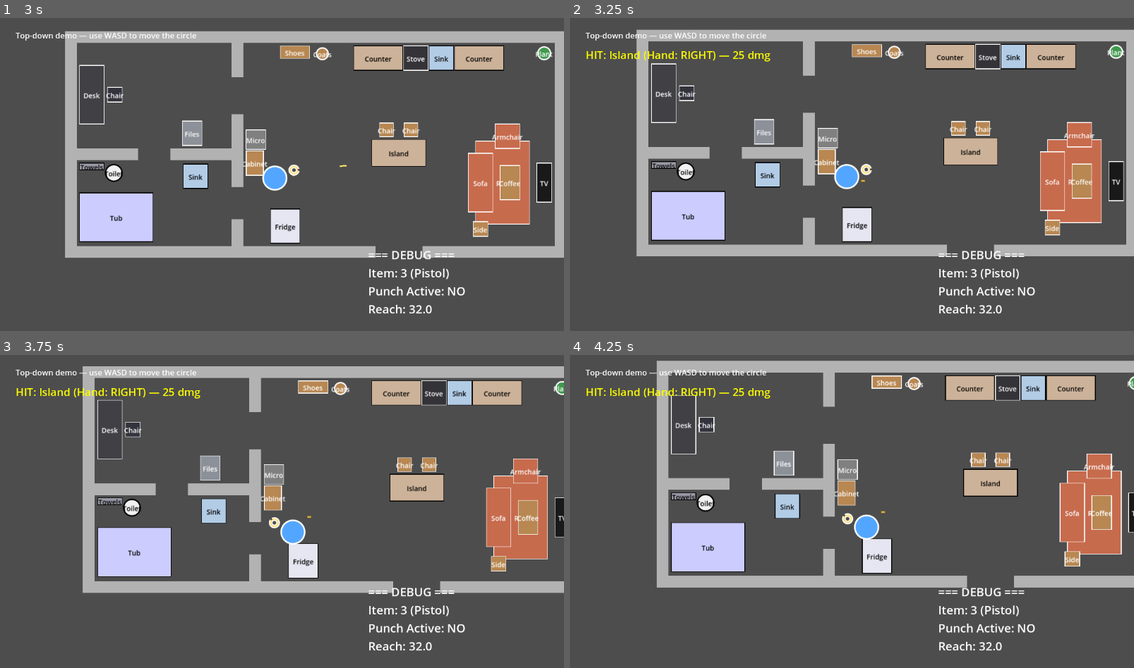
Above: before the commit, frames 1-4 (two rows, left to right).
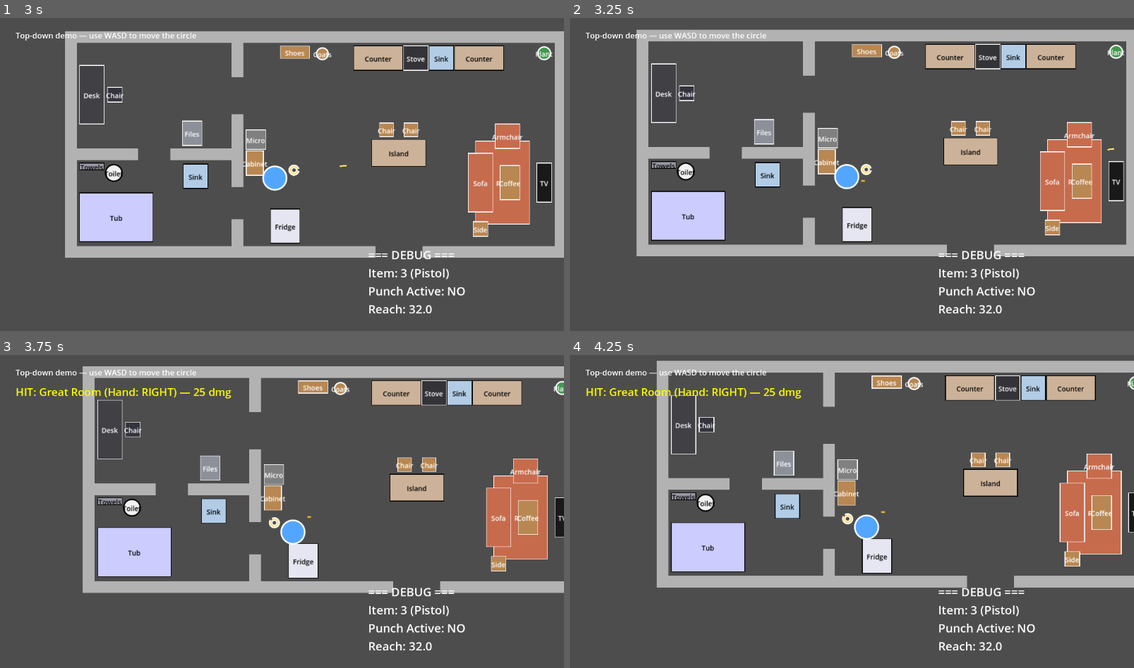
Above: after the commit, the same moments.

Repository: AnthonyThomasson/Example-Godot
Game: Godot game, scene res://scenes/main.tscn
Same seed, same stepped clock (60 frames per second), same inputs: the game is played once before the commit and once after it.
Inputs (mouse positions are in pixels of both pictures, inside the frame that each line leads up to):
- Up to frame 1 (3 s): move the mouse to (253, 240) at 0.52 s; hold W (move_up) 0.53-2.03 s; click (253, 240) at 0.6 s; move the mouse to (451, 224) at 1.27 s; tap 1 (item_1) at 1.35 s; move the mouse to (112, 127) at 2.02 s; hold A (move_left) from 2.03 s (still down); tap 2 (item_2) at 2.1 s; move the mouse to (310, 177) at 2.77 s; tap 3 (item_3) at 2.85 s; click (310, 177) at 2.92 s
- Up to frame 2 (3.25 s): keep holding A (move_left)
- Up to frame 3 (3.75 s): move the mouse to (197, 433) at 3.52 s; release A (move_left) at 3.53 s; hold S (move_down) from 3.53 s (still down); tap 4 (item_4) at 3.6 s
- Up to frame 4 (4.25 s): keep holding S (move_down)

Frame 1 is identical in both runs. In frame 2, 0.4% of the frame differs, in the area x 2-97%, y 10-43%; in frame 3, 0.5%; in frame 4, 0.5%, in the area x 7-42%, y 10-14%.

Commit message:
Add projectile coverage/penetration impact model
Bullets are no longer stop-on-first-hit. Each fired projectile is now a
multi-hit traveler that resolves every collider it crosses against that
object's coverage/penetration (0-100, from environment_object.gd; walls
fall back to Config.wall_*), so it can fly over low cover, ricochet off
hard material on a glancing angle, or penetrate (dealing damage and
bleeding speed) and keep going. It frees itself once its speed drops
below Config.projectile_min_speed or it passes max_distance.

- config.gd: add the impact-tuning block (fly-over, ricochet, penetration
  loss/deflect, min speed, wall fallbacks) as data-only knobs.
- projectile.gd: replace the single-cast _physics_process with a swept
  loop over the frame's travel distance plus _resolve()/_sweep()/
  _ratings_for() helpers and an accumulating exclude list. The
  hit(body, damage) contract is unchanged; it just emits once per
  damaging interaction, so player_animator/debug_ui need no change.
- AGENTS.md: document the impact model and the new Config knobs.

Co-Authored-By: Claude Opus 4.8 <noreply@anthropic.com>
Claude-Session: https://claude.ai/code/session_01A9dteYnhgmku4ano2b8DAE

Diff:
--- a/scenes/projectile/projectile.gd
+++ b/scenes/projectile/projectile.gd
@@ -2,10 +2,14 @@
 
 ## Projectile CONTROL layer. A bullet fired by a gun: each physics frame it sweeps
 ## forward along `direction` with a raycast (robust at high speed — an overlap
-## check would tunnel through walls between frames) and, on hitting a solid body,
-## snaps to the contact point, reports it, and frees itself. Drawing lives in
-## projectile_visuals.gd. Spawned at runtime by ProjectileSpawner into the world
-## (Main), not under the player.
+## check would tunnel through walls between frames). On hitting a collider it does
+## not simply stop: it resolves the hit against the struck object's `coverage` /
+## `penetration` (see scenes/objects/environment_object.gd; walls fall back to
+## Config.wall_*), so the bullet may fly over low cover, ricochet off hard material
+## on a glancing angle, or penetrate — dealing damage and bleeding speed — and keep
+## travelling. It frees itself once its speed drops below Config.projectile_min_speed
+## or it passes `max_distance`. Drawing lives in projectile_visuals.gd. Spawned at
+## runtime by ProjectileSpawner into the world (Main), not under the player.
 
 ## Travel speed in px/s. Set on the projectile itself; ProjectileSpawner seeds it
 ## from Config.projectile_speed, and it can be overridden per-instance.
@@ -22,15 +26,22 @@
 ## Streak length in px (read by projectile_visuals.gd).
 @export var length: float = 12.0
 
-## Unit travel vector, set by the spawner before add_child.
+## Unit travel vector, set by the spawner before add_child. Mutated on ricochet /
+## penetration deflection as the bullet travels.
 var direction := Vector2.RIGHT
 ## Body to skip in the sweep (the shooter) — everything is on layer 1.
 var ignore: Node
 ## Distance travelled so far.
 var _traveled := 0.0
+## Colliders already flown over or penetrated: excluded from further sweeps so the
+## bullet doesn't re-hit the same body. (Ricochets are NOT added — a bounced bullet
+## may legitimately strike the same surface again.) Seeded with the shooter.
+var _exclude: Array[RID] = []
 
-## Emitted when the bullet hits a body, just before it frees itself. `damage` is the
-## value actually dealt (base + item, scaled by how square the impact was).
+## Emitted on each damaging interaction (penetration or ricochet), just before the
+## bullet moves on or frees itself. `damage` is the value actually dealt (base + item,
+## scaled by how square the impact was, and further reduced for a ricochet). A bullet
+## may emit this more than once now; a fly-over emits nothing.
 signal hit(body: Node, damage: float)
 
 
@@ -38,35 +49,106 @@
 	# The player is never rotated, so `direction` is already a world-space unit
 	# vector; orient the streak along it.
 	rotation = direction.angle()
+	if ignore is CollisionObject2D:
+		_exclude.append(ignore.get_rid())
 
 
 func _physics_process(delta: float) -> void:
-	var step := speed * delta
-	var next_pos := position + direction * step
+	# Consume this frame's travel distance, resolving each collider crossed. The
+	# bullet can change direction/speed mid-frame (ricochet/deflection), so we loop
+	# rather than casting once. A guard caps iterations against a pathological
+	# bounce loop.
+	var remaining := speed * delta
+	var guard := 0
+	while remaining > 0.0:
+		guard += 1
+		if guard > 16:
+			return
 
-	# Sweep from the current position to the next one so nothing is skipped.
+		var target := position + direction * remaining
+		var result := _sweep(target)
+		if result.is_empty():
+			position = target
+			_traveled += remaining
+			remaining = 0.0
+		else:
+			var advanced := position.distance_to(result.position)
+			position = result.position  # Snap to the contact point.
+			_traveled += advanced
+			remaining = maxf(remaining - advanced, 0.0)
+			_resolve(result)
+			# Nudge just past the contact (along the possibly-new direction) so the
+			# next sweep starts clear of this surface.
+			position += direction * 0.5
+			if speed < Config.projectile_min_speed:
+				queue_free()
+				return
+
+		if _traveled >= max_distance:
+			queue_free()
+			return
+
+
+## Raycast from the current position to `to`, skipping already-handled colliders.
+func _sweep(to: Vector2) -> Dictionary:
 	var space := get_world_2d().direct_space_state
-	var query := PhysicsRayQueryParameters2D.create(position, next_pos, collision_mask)
+	var query := PhysicsRayQueryParameters2D.create(position, to, collision_mask)
 	query.hit_from_inside = true  # Register even a point-blank shot against a wall.
-	if ignore is CollisionObject2D:
-		query.exclude = [ignore.get_rid()]
+	query.exclude = _exclude
+	return space.intersect_ray(query)
 
-	var result := space.intersect_ray(query)
-	if result:
-		var body: Node = result.collider
-		position = result.position  # Snap to the contact point.
-		# Scale damage by how square the hit was: full head-on, less at a glancing
-		# angle. `s` is the alignment of travel with the surface normal (both unit
-		# vectors). A zero-length normal (point-blank hit_from_inside) counts as square.
-		var n: Vector2 = result.normal
-		var squareness := 1.0 if n.length() < 0.001 else absf(direction.dot(n))
-		var dealt := damage * squareness
-		print("Shot hit: %s for %.0f damage (%.0f%% square)" % [body.name, dealt, squareness * 100.0])
-		hit.emit(body, dealt)
-		queue_free()
+
+## Resolve one hit against the struck object's coverage/penetration, mutating
+## direction / speed / _exclude and emitting `hit` for damaging outcomes.
+func _resolve(result: Dictionary) -> void:
+	var body: Node = result.collider
+	var rid: RID = result.rid
+	# Squareness: alignment of travel with the surface normal (both unit vectors),
+	# 1 = head-on. A zero-length normal (point-blank hit_from_inside) counts as square.
+	var n: Vector2 = result.normal
+	var squareness := 1.0 if n.length() < 0.001 else absf(direction.dot(n))
+
+	var ratings := _ratings_for(body)
+	var coverage: float = ratings.x
+	var penetration: float = ratings.y
+
+	# 1. Fly over (probabilistic, coverage-driven): no damage, no effect; skip this
+	# body from here on and keep flying. Walls (coverage 100) never fly over.
+	var flyover_chance := clampf((1.0 - coverage / 100.0) * Config.cover_flyover_scale, 0.0, 1.0)
+	if randf() < flyover_chance:
+		_exclude.append(rid)
+		print("Shot flew over %s" % body.name)
 		return
 
-	position = next_pos
-	_traveled += step
-	if _traveled > max_distance:
-		queue_free()
+	# 2. Ricochet (hard material + glancing angle): reduced damage, reflect and keep
+	# going at reduced speed. Not excluded — a bounced bullet can hit things again.
+	if penetration >= Config.penetration_bounce_min and squareness < Config.bounce_square_max:
+		var bounce_dmg := damage * squareness * Config.bounce_damage_retention
+		direction = direction.bounce(n).normalized()
+		rotation = direction.angle()
+		speed *= Config.bounce_speed_retention
+		print("Shot ricocheted off %s for %.0f damage (%.0f%% square)" % [body.name, bounce_dmg, squareness * 100.0])
+		hit.emit(body, bounce_dmg)
+		return
+
+	# 3. Penetrate (everything else): deal squareness-scaled damage, bleed speed
+	# (more when glancing or when the material is hard) and deflect slightly.
+	var dealt := damage * squareness
+	var loss := clampf((penetration / 100.0) * Config.penetrate_loss_scale * (2.0 - squareness), 0.0, 1.0)
+	speed *= (1.0 - loss)
+	var j := deg_to_rad(Config.penetrate_deflect_max_deg * penetration / 100.0)
+	direction = direction.rotated(randf_range(-j, j))
+	rotation = direction.angle()
+	_exclude.append(rid)
+	print("Shot penetrated %s for %.0f damage (%.0f%% square)" % [body.name, dealt, squareness * 100.0])
+	hit.emit(body, dealt)
+
+
+## (coverage, penetration) for a struck collider: from the object if it exposes them
+## (environment_object.gd), else the Config.wall_* fallback (room walls, etc.).
+func _ratings_for(body: Node) -> Vector2:
+	var cov: Variant = body.get("coverage")
+	var pen: Variant = body.get("penetration")
+	if cov == null or pen == null:
+		return Vector2(Config.wall_coverage, Config.wall_penetration)
+	return Vector2(cov, pen)
--- a/scenes/world/config.gd
+++ b/scenes/world/config.gd
@@ -15,3 +15,43 @@
 ## Default projectile travel speed in px/s. Copied onto each bullet's own `speed`
 ## at spawn (the projectile can still be overridden per-instance there).
 var projectile_speed: float = 1600.0
+
+# --- Projectile impact (coverage / penetration) ---
+## Read by scenes/projectile/projectile.gd. A bullet is now a multi-hit traveler:
+## on each collider it strikes it either flies over (no effect), ricochets, or
+## penetrates (dealing damage and bleeding speed), and it frees itself once its
+## speed drops below `projectile_min_speed` or it exceeds its own `max_distance`.
+## Coverage/penetration come from the struck object (environment_object.gd, 0–100);
+## a collider without them (a room wall) uses the `wall_*` fallbacks below.
+
+## Below this speed (px/s) a bullet is spent and frees itself. Head-on hits on hard
+## material collapse speed past this in a hit or two, so walls naturally stop bullets.
+var projectile_min_speed: float = 200.0
+
+## Coverage/penetration used for colliders that expose neither (e.g. room walls):
+## full cover (never flown over) and high penetration (glancing shots ricochet,
+## head-on shots stop the bullet fast).
+var wall_coverage: float = 100.0
+var wall_penetration: float = 100.0
+
+## Fly-over: chance = clamp((1 − coverage/100) × this, 0, 1). At 1.0, coverage 30 is
+## cleared ~70% of the time and coverage 90 ~10%; walls (coverage 100) are never
+## flown over. Raise for a "shoot over low cover" feel, lower to make hits reliable.
+var cover_flyover_scale: float = 1.0
+
+## Ricochet: only material with penetration ≥ this can bounce, and only on a glancing
+## hit (squareness < `bounce_square_max`). Head-on shots always penetrate instead.
+var penetration_bounce_min: float = 80.0
+## Squareness (|dir · normal|, 1 = head-on) below which a hard hit ricochets.
+var bounce_square_max: float = 0.5
+## Fraction of the (already squareness-scaled) damage a ricochet still deals.
+var bounce_damage_retention: float = 0.3
+## Fraction of speed kept after a ricochet.
+var bounce_speed_retention: float = 0.6
+
+## Penetration speed loss: loss = clamp((penetration/100) × this × (2 − squareness),
+## 0, 1); speed ×= (1 − loss). Glancing hits (squareness→0) bleed more than head-on.
+var penetrate_loss_scale: float = 0.9
+## Max random deflection on penetration, scaled by penetration/100 (harder material
+## deflects the bullet more). Degrees; the bullet turns by ±(this × penetration/100).
+var penetrate_deflect_max_deg: float = 12.0
Not shown, changed: AGENTS.md
